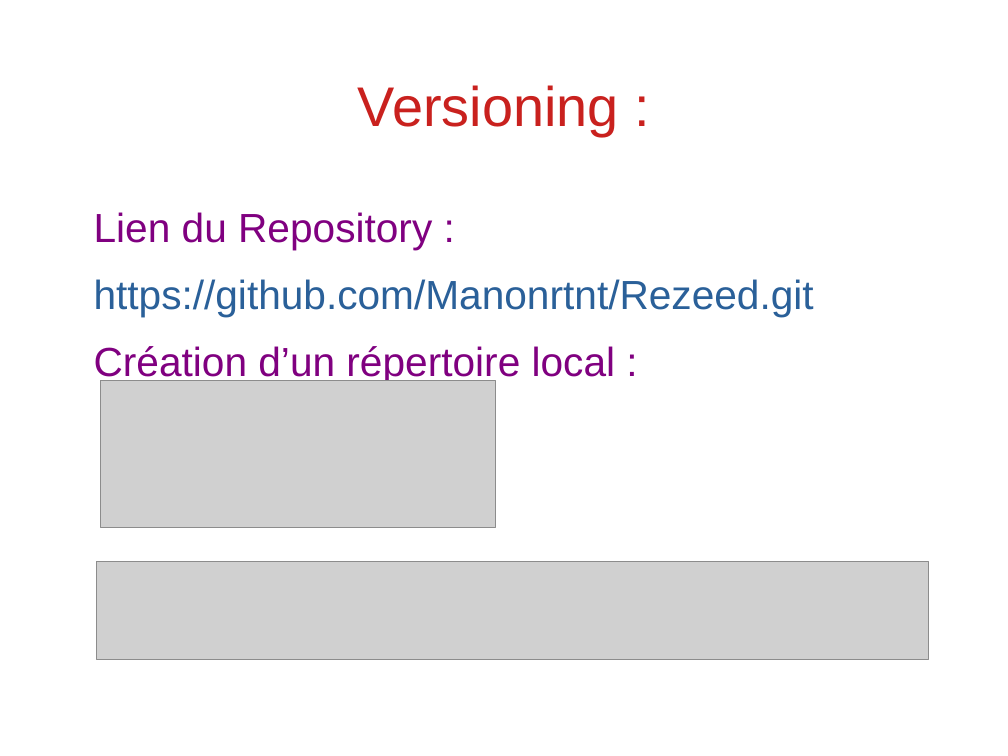
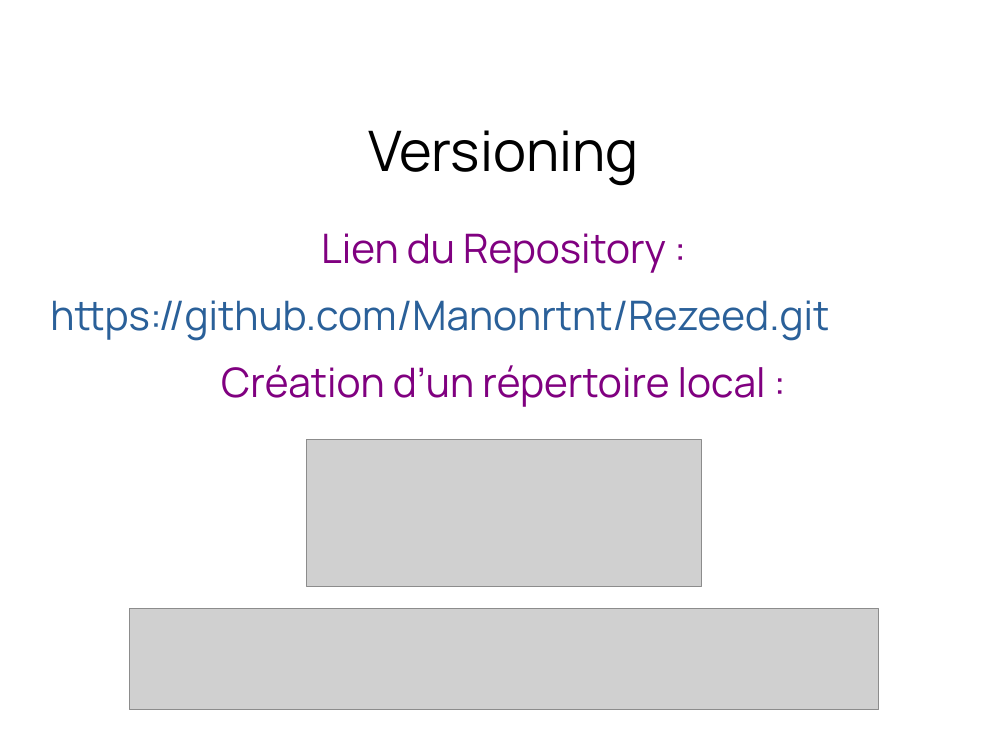
Before and after one commit to Manonrtnt/Rezeed, a slide deck: slide 2 of sql/redeez.odp. Drawn at 1008x756 pixels with LibreOffice and Linux fonts; fonts in the diff are those of the drawing; grey boxes stand for pictures; background and template pictures are left out. Boxes give left, top, right and bottom in pixels: in the first picture for what was removed or moved away, otherwise in the second. Text is boxed around its words. In the diff, an @@ line names an element or a change of style, - is before the commit and + after.

```diff
--- a/sql/redeez.odp
+++ b/sql/redeez.odp
@@ title at (369,130,639,186): text changed; font Arial to Manrope; text colour #C9211E to #000000 @@
-Versioning :
+Versioning
@@ text "Lien du Repository :": place and size @@
-text "Lien du Repository :" at (94,212,814,383)
+text "Lien du Repository :" at (50,233,829,407)
@@ text "Lien du Repository :" at (50,233,829,407): font Arial to Manrope; alignment left to centre; indent changed @@
@@ picture: place and size @@
-picture at (101,381,496,527)
+picture at (306,440,702,586)
@@ picture: place and size @@
-picture at (97,562,929,659)
+picture at (129,608,879,710)
```
Also in this commit, not shown: 2 other slides changed, 11 slides added, 1 slide removed, 13 other files.
